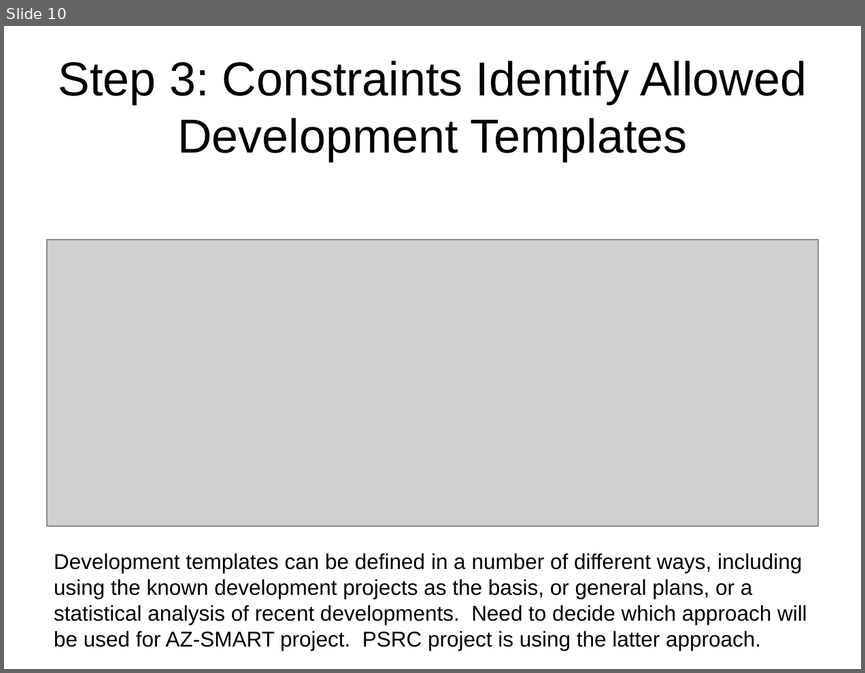
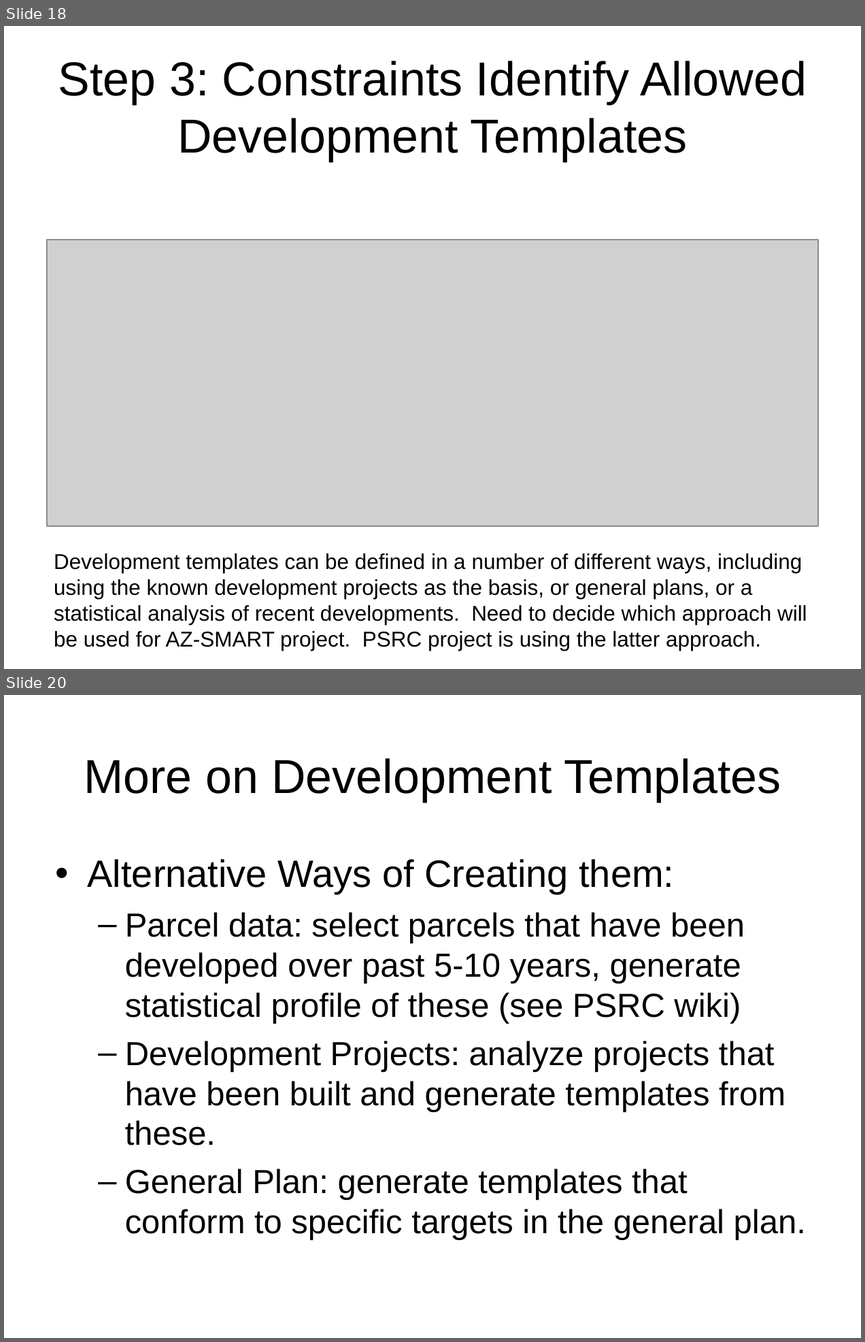
Before and after one commit to psrc/urbansim, a slide deck: az_smart/datamodel/AZ-SMART_model_process.ppt. Shown one above the other, each under a label of ours: slide 10 before the commit, slides 18 and 20 after it; the slides between them are not shown. The pictures are 865x673 and 865x1342 pixels, drawn with LibreOffice and Linux fonts; fonts in the diff are those of the drawing; grey boxes stand for pictures. Boxes give left, top, right and bottom in pixels: in the first picture for what was removed or moved away, otherwise in the second. Text is boxed around its words. In the diff, an @@ line names an element or a change of style, - is before the commit and + after.

```diff
--- a/az_smart/datamodel/AZ-SMART_model_process.ppt
+++ b/az_smart/datamodel/AZ-SMART_model_process.ppt
@@ slide 20 added at bbox=[4, 695, 861, 1338], background #FFFFFF @@
@@ title added at bbox=[84, 758, 781, 802], 40 pt, text #000000 @@
+More on Development Templates
@@ text added at bbox=[88, 859, 806, 1240], 28 pt, text #000000 @@
+• Alternative Ways of Creating them:
+  – Parcel data: select parcels that have been developed over past 5-10 years, generate statistical profile of these (see PSRC wiki)
+  – Development Projects: analyze projects that have been built and generate templates from these.
+  – General Plan: generate templates that conform to specific targets in the general plan.
@@ what was slide 10 is now slide 18 @@
```
Also in this commit, not shown: 1 slide changed, 8 other slides added.
